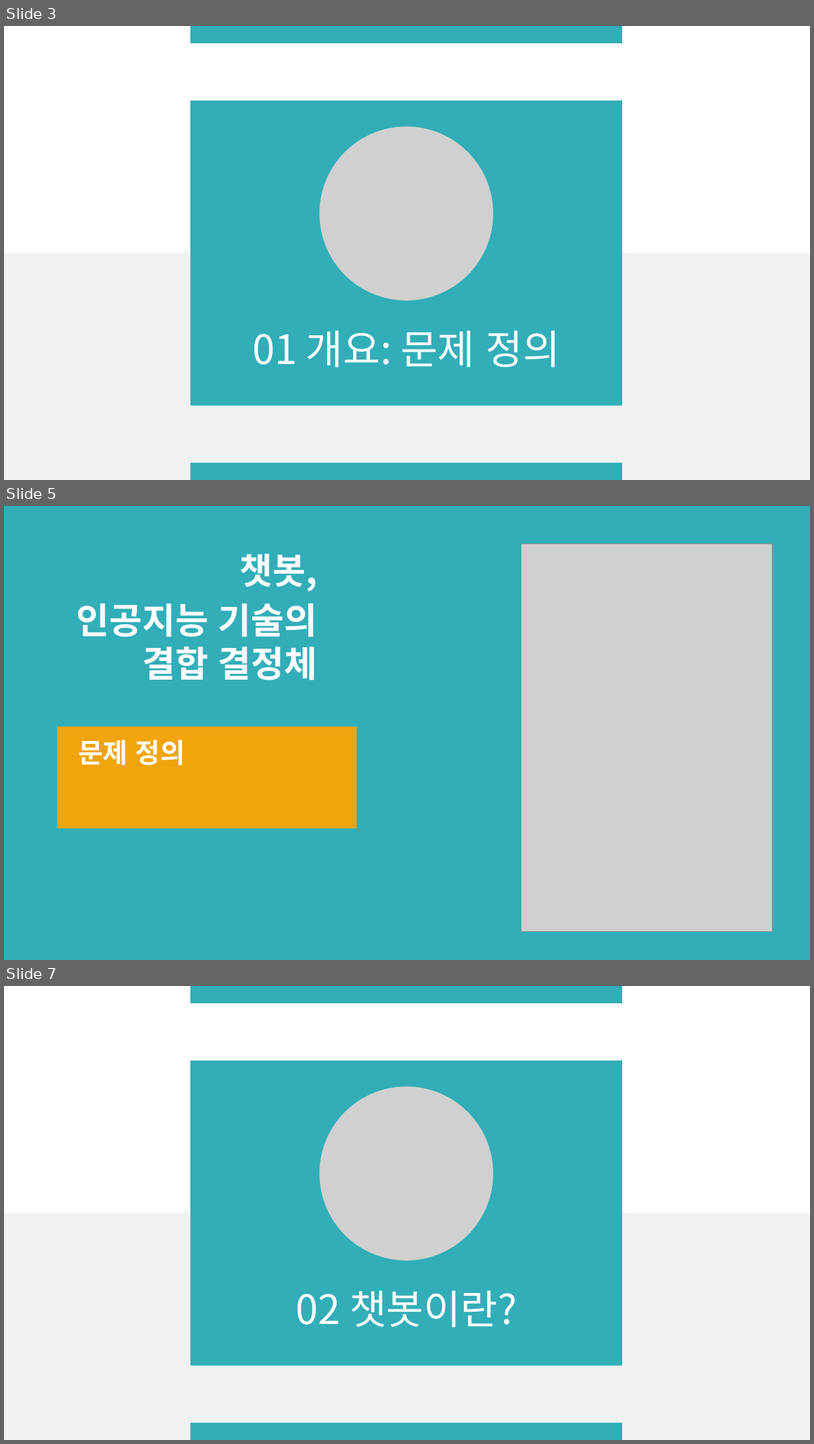
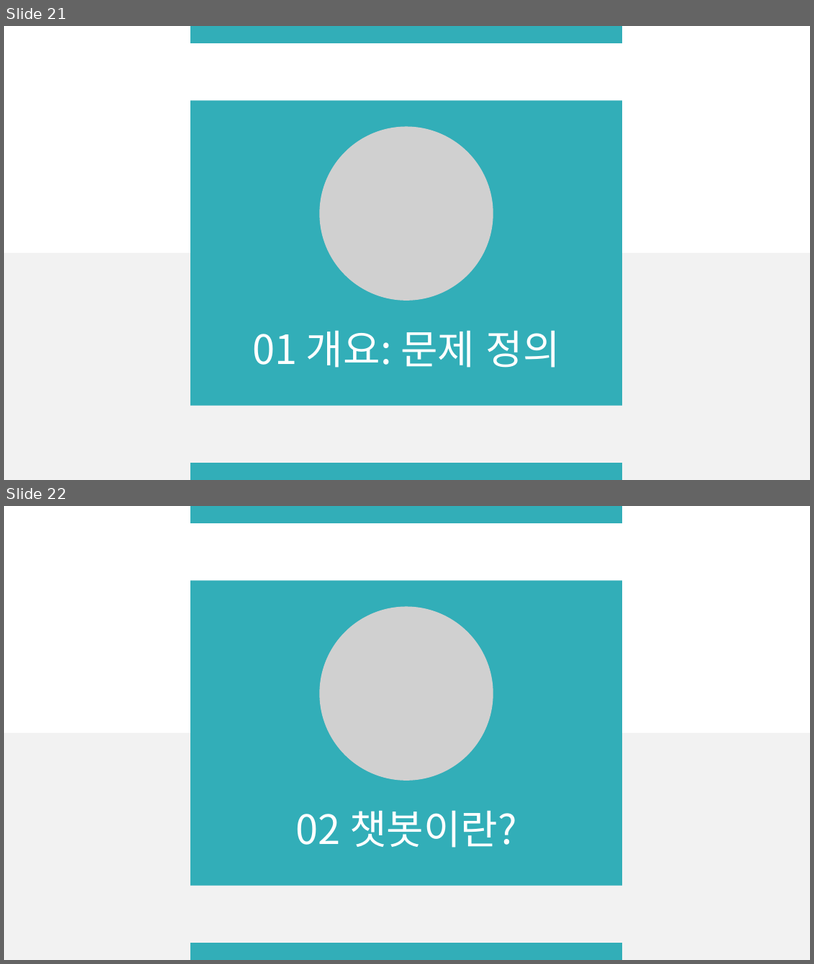
Before and after one commit to CityHopper/BM_JTO_TouristInfo, a slide deck: Project Documents/제주도 관광지 정보 상담 업무 자동화 서비스(챗봇) 개발.pptx. Shown one above the other, each under a label of ours: slides 3, 5 and 7 before the commit, slides 21 and 22 after it; the slides between them are not shown. The pictures are 814x1444 and 814x964 pixels, drawn with LibreOffice and Linux fonts; fonts in the diff are those of the drawing; grey boxes stand for pictures; background and template pictures are left out. Boxes give left, top, right and bottom in pixels: in the first picture for what was removed or moved away, otherwise in the second. Text is boxed around its words. In the diff, an @@ line names an element or a change of style, - is before the commit and + after.

```diff
--- a/Project Documents/제주도 관광지 정보 상담 업무 자동화 서비스(챗봇) 개발.pptx
+++ b/Project Documents/제주도 관광지 정보 상담 업무 자동화 서비스(챗봇) 개발.pptx
@@ slide 5 removed at (4,506,810,960), background #32AEB8 @@
@@ picture removed at (522,544,773,931) @@
@@ text removed at (77,554,318,680) @@
-챗봇,
-인공지능 기술의 결합 결정체
@@ rectangle removed at (57,726,356,828) @@
@@ text removed at (79,739,185,765) @@
-문제 정의
@@ what was slide 3 is now slide 21 @@
@@ what was slide 7 is now slide 22 @@
```
Also in this commit, not shown: 7 slides changed, 12 slides added, 3 other slides removed, 1 other file.
